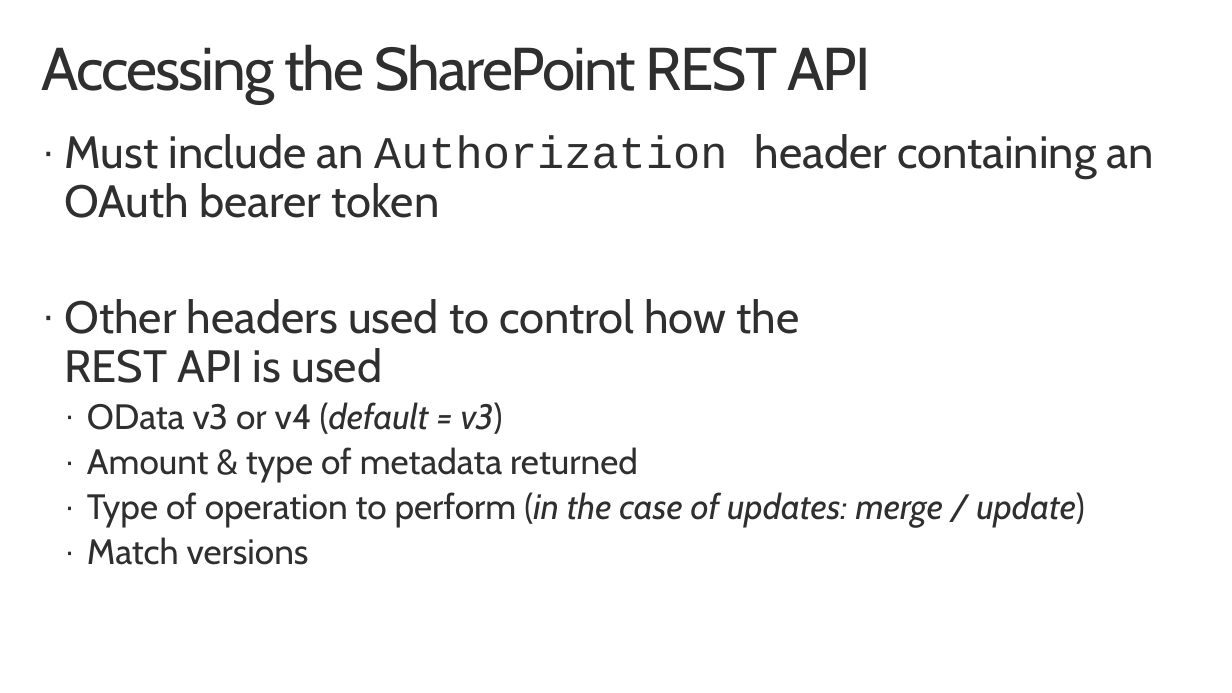
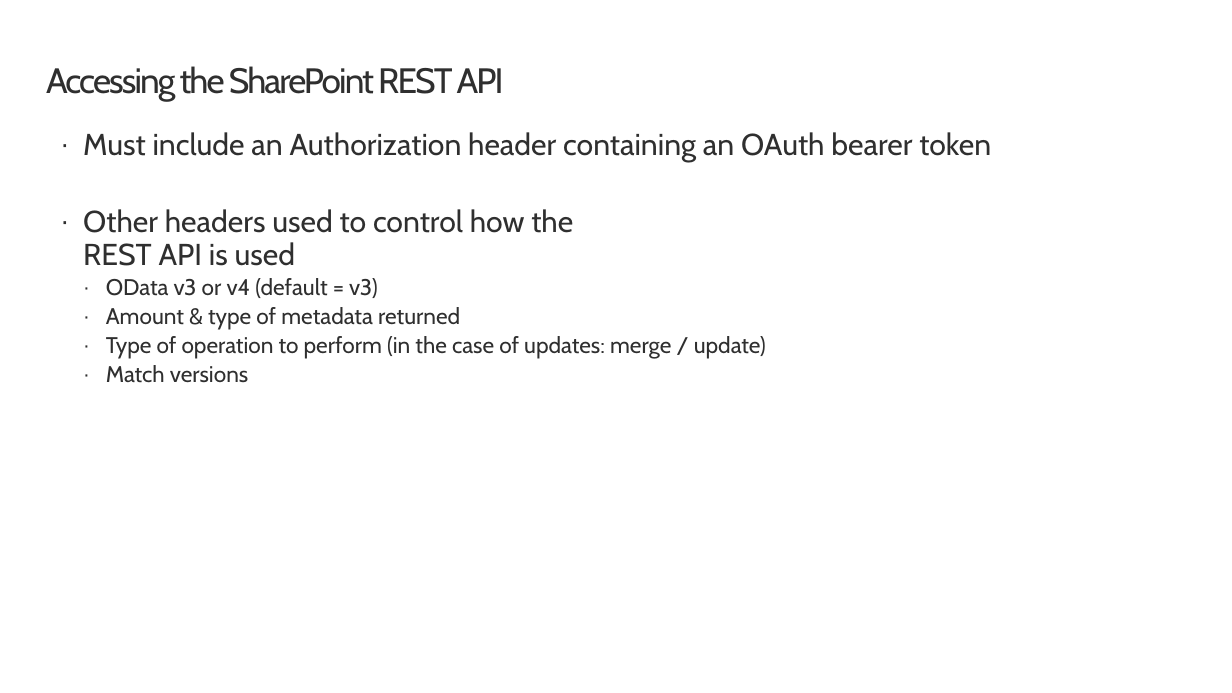
Before and after one commit to SharePoint/sp-dev-training-spfx-spcontent, a slide deck: slide 4 of 01 spfx + sp rest api.pptx. Drawn at 1232x693 pixels with LibreOffice and Linux fonts; fonts in the diff are those of the drawing; background and template pictures are left out. Boxes give left, top, right and bottom in pixels: in the first picture for what was removed or moved away, otherwise in the second. Text is boxed around its words. In the diff, an @@ line names an element or a change of style, - is before the commit and + after.

```diff
--- a/01 spfx + sp rest api.pptx
+++ b/01 spfx + sp rest api.pptx
@@ title "Accessing the SharePoint REST API": place and size @@
-title "Accessing the SharePoint REST API" at [42, 44, 870, 103]
+title "Accessing the SharePoint REST API" at [46, 66, 504, 101]
@@ title "Accessing the SharePoint REST API" at [46, 66, 504, 101]: size 48 to 28 pt @@
@@ text "Must include an Authorization header ...": place and size @@
-text "Must include an Authorization header ..." at [64, 134, 1154, 565]
+text "Must include an Authorization header ..." at [83, 132, 991, 383]
@@ text "Must include an Authorization header ..." at [83, 132, 991, 383]: size 36 to 24 pt in "Must include an Authorization header containing an ...", "Other headers used to control how the ..."; font Courier New to Cabin in "Authorization"; size 28 to 18 pt in "OData v3 or v4 (default = v3)", "Amount & type of metadata returned", "Type of operation to perform (in the ...", "Match versions"; italic off in "(default = v3)", "(in the case of updates: merge / ..."; less space between paragraphs @@
```
Also in this commit, not shown: 4 other slides changed, 2 other files.
